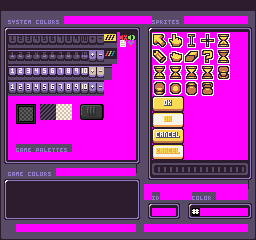
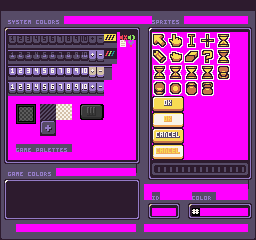
Layered file, before and after one edit (256 × 240). Changes by layer:
added layer "Layer 32" in group "Sprites" over (x1=40, y1=120, x2=56, y2=136)
